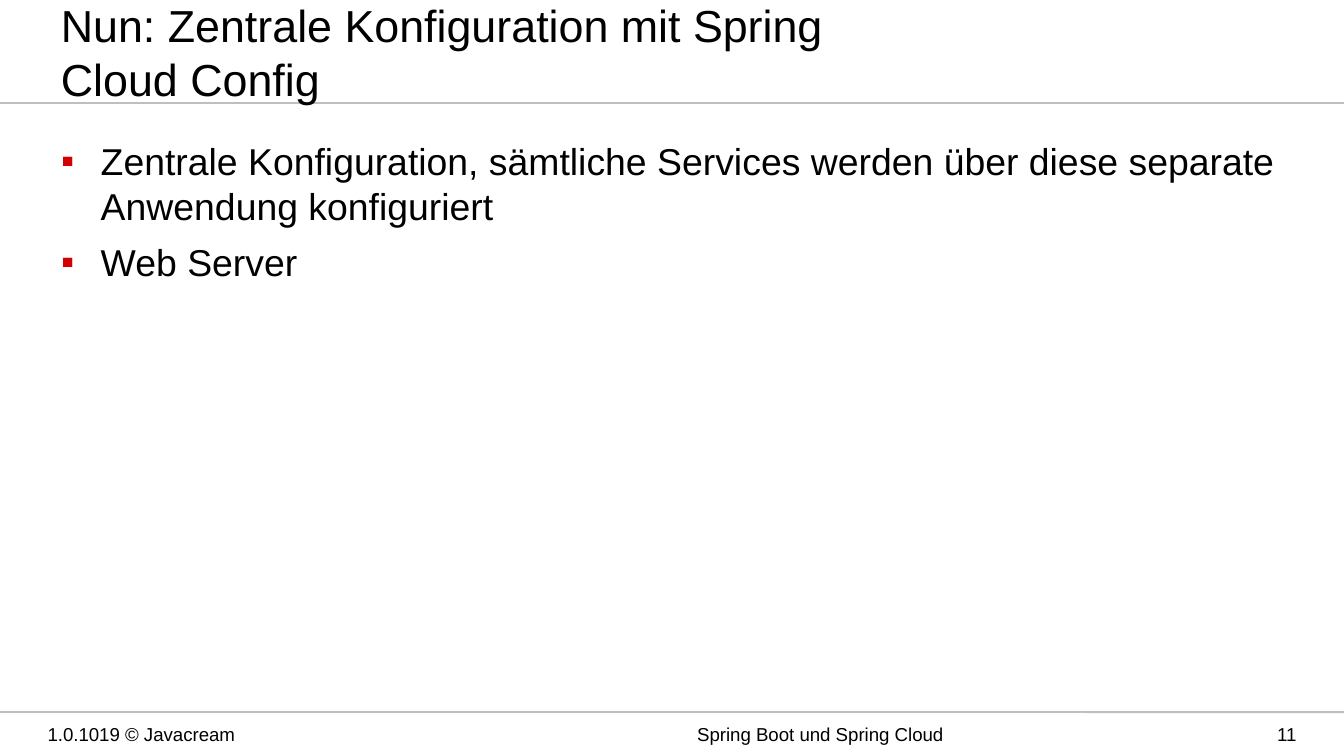
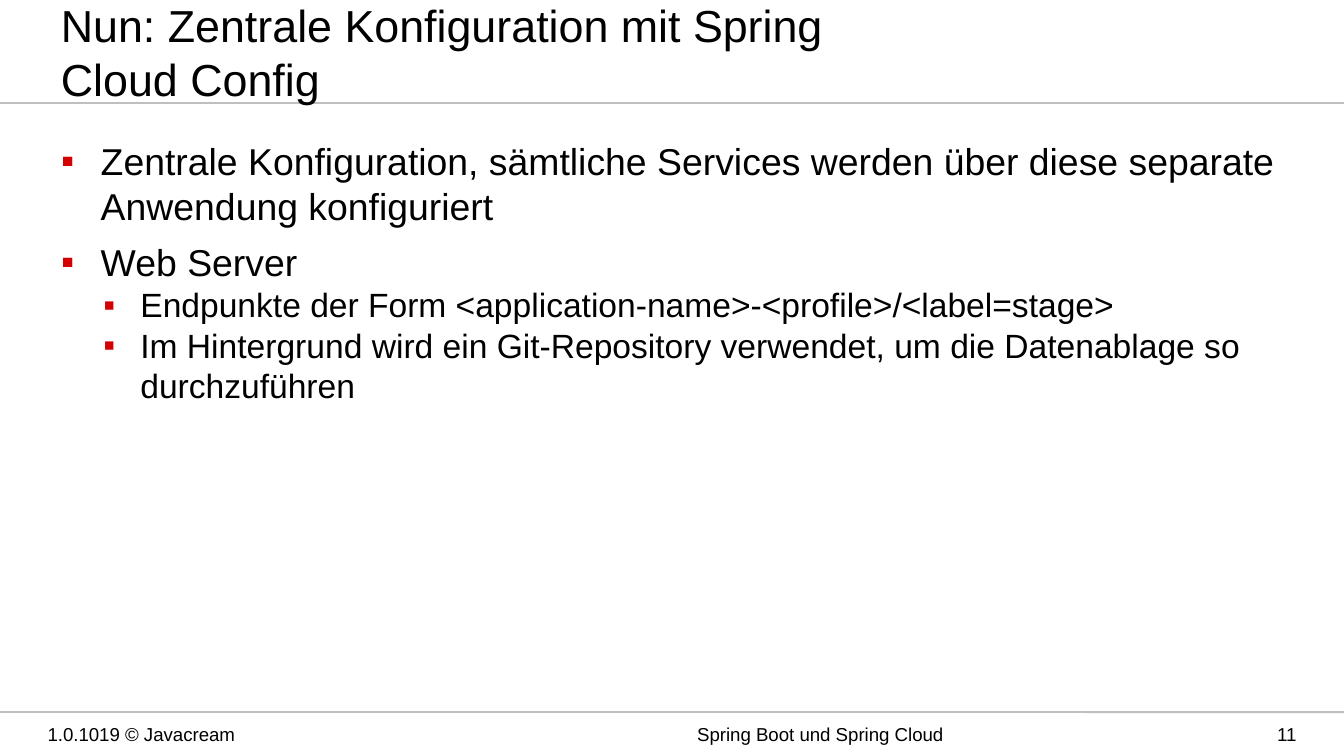
Before and after one commit to Integrata-Cegos/Techem_16.3.2020, a slide deck: slide 11 of Techem Spring Cloud.pptx. Drawn at 1344x756 pixels with LibreOffice and Linux fonts; fonts in the diff are those of the drawing; background and template pictures are left out. Boxes give left, top, right and bottom in pixels: in the first picture for what was removed or moved away, otherwise in the second. Text is boxed around its words. In the diff, an @@ line names an element or a change of style, - is before the commit and + after.

Commit message:
presentation

```diff
--- a/Techem Spring Cloud.pptx
+++ b/Techem Spring Cloud.pptx
@@ text at (140, 292, 1239, 399): paragraphs added @@
+  ▪ Endpunkte der Form <application-name>-<profile>/<label=stage>
+  ▪ Im Hintergrund wird ein Git-Repository verwendet, um die Datenablage so durchzuführen
```
Also in this commit, not shown: 1 slide added.
